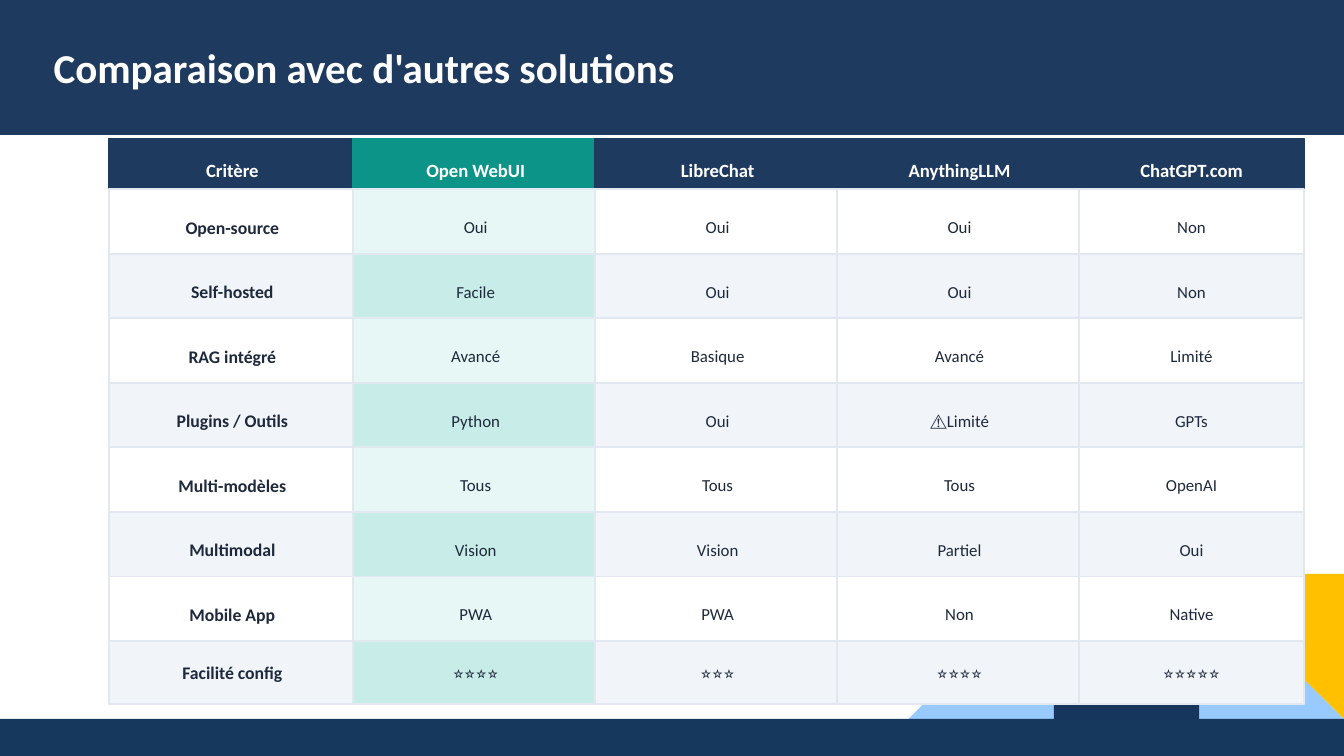
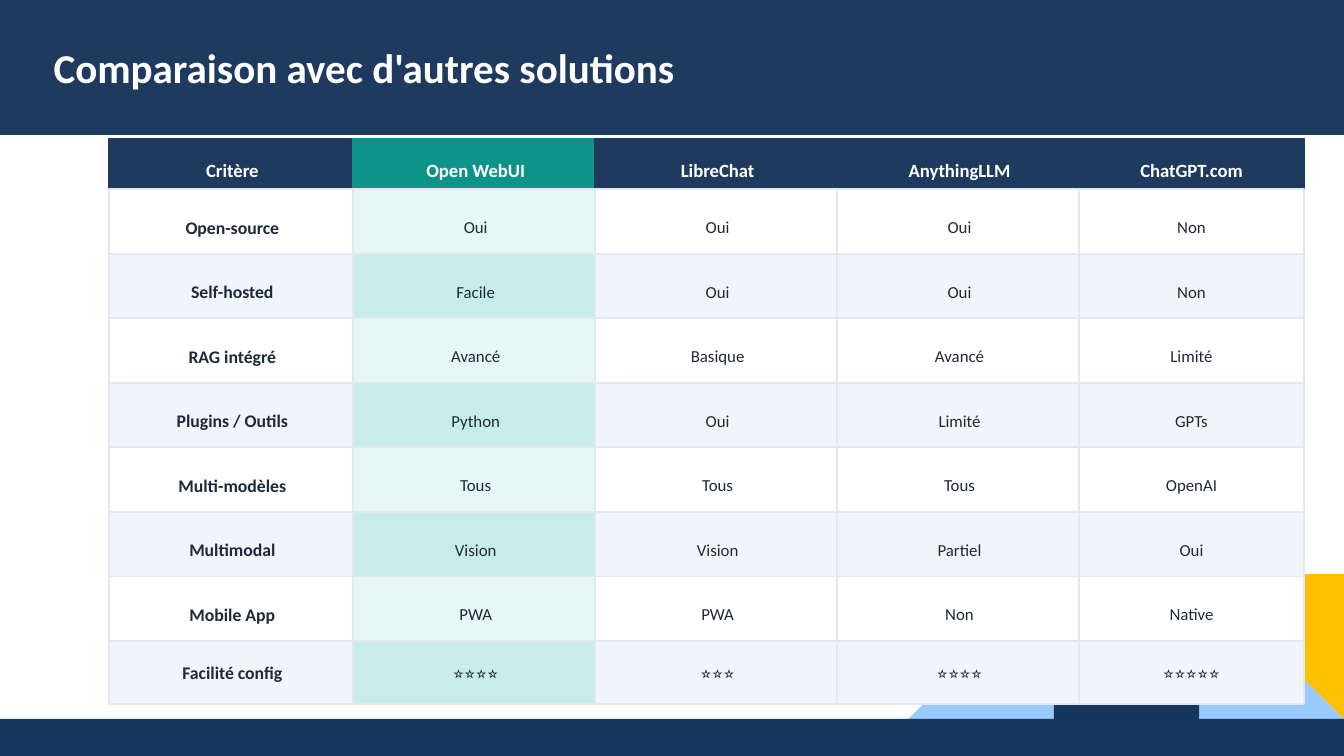
Before and after one commit to DiiageCUCDB/Open-WebUI, a slide deck: slide 10 of open-webui-diiage.potx. Drawn at 1344x756 pixels with LibreOffice and Linux fonts; fonts in the diff are those of the drawing; background and template pictures are left out. Boxes give left, top, right and bottom in pixels: in the first picture for what was removed or moved away, otherwise in the second. Text is boxed around its words. In the diff, an @@ line names an element or a change of style, - is before the commit and + after.

```diff
--- a/open-webui-diiage.potx
+++ b/open-webui-diiage.potx
@@ text at (939,415,981,427): text changed @@
-⚠Limité
+Limité
```
Also in this commit, not shown: 4 other slides changed, 1 other file.
